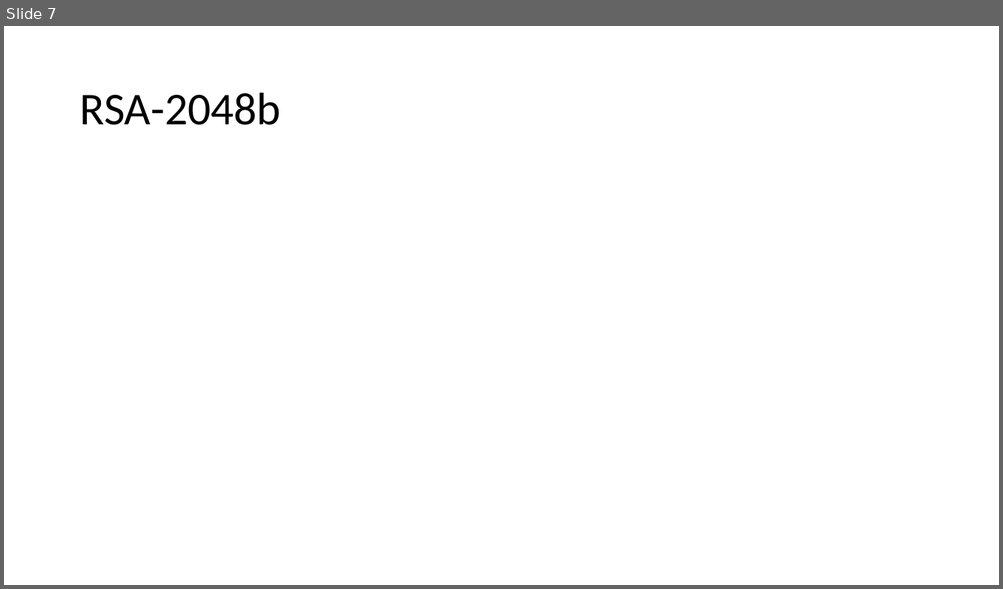
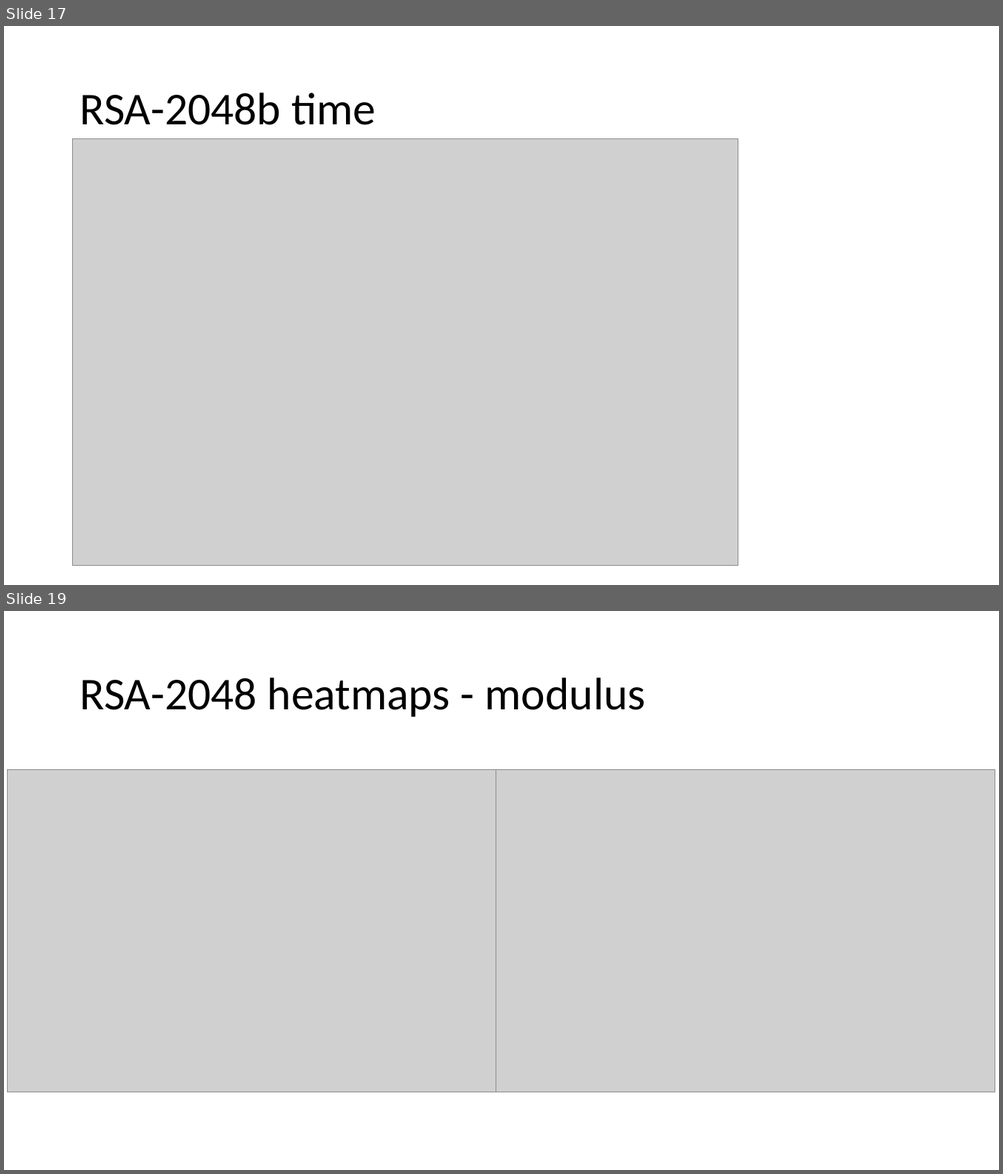
Before and after one commit to michal-cech/PV204-Project, a slide deck: vystupy/eng_BearSSL.pptx. Shown one above the other, each under a label of ours: slide 7 before the commit, slides 17 and 19 after it; the slides between them are not shown. The pictures are 1003x589 and 1003x1174 pixels, drawn with LibreOffice and Linux fonts; fonts in the diff are those of the drawing; grey boxes stand for pictures. Boxes give left, top, right and bottom in pixels: in the first picture for what was removed or moved away, otherwise in the second. Text is boxed around its words. In the diff, an @@ line names an element or a change of style, - is before the commit and + after.

```diff
--- a/vystupy/eng_BearSSL.pptx
+++ b/vystupy/eng_BearSSL.pptx
@@ slide 19 added at [4, 611, 999, 1170], background #FFFFFF @@
@@ title added at [79, 678, 646, 717], 44 pt, text #000000 @@
+RSA-2048 heatmaps - modulus
@@ picture added at [7, 770, 506, 1093] @@
@@ picture added at [495, 770, 995, 1093] @@
@@ what was slide 7 is now slide 17 @@
@@ slide 17 changed as well @@
@@ title at [79, 93, 375, 125]: text changed @@
-RSA-2048b
+RSA-2048b time
@@ picture added at [73, 138, 738, 566] @@
```
Also in this commit, not shown: 1 other slide changed, 20 other slides added, 9 slides removed, 1 other file.
